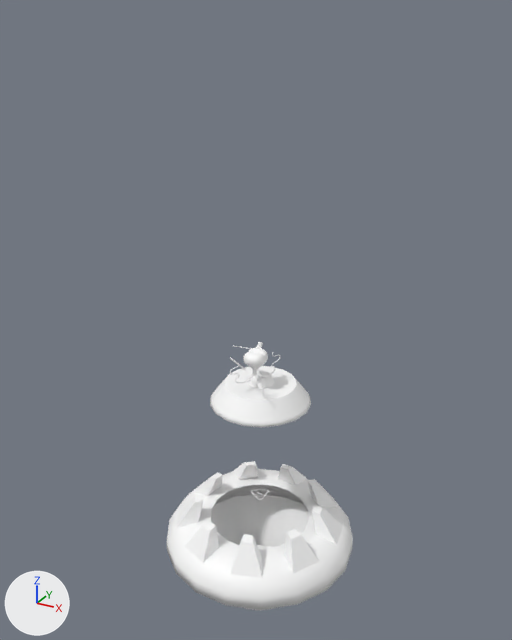
The FBX model Assets/Meshes/Vehicles/Brain vehicle/Idle ship animation.fbx as it was, and as the next commit left it.
Camera for both pictures: a 50 mm lens placed at (48.3, -87.7, 50.5), pointed at (-1.2, 2.4, 5.4). Every picture has the same lights, and +X, +Y and +Z are marked at lower left. Where no turn or scale is listed for an object, it has been applied to the vertices.

In view in the first picture: 'BrainJarMain_low', 'BrainJarMain_low.001', 'BrainJarMain_low.002', 'BrainJarMain_low.003', 'Character001'.
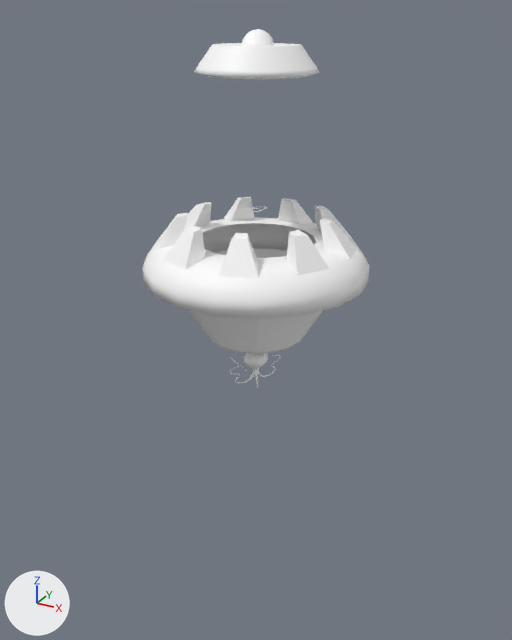
The edits, one by one:
Object 'BrainJarMain_low' (ob_brainjarmain_low) moves from (-0.1, 1.6, -47.0) to (0.2, -0.4, 4.3).
Object 'BrainJarMain_low.003' (ob_brainjarmain_low_003) moves from (0.0, 1.7, -47.0) to (0.3, -0.3, 4.3).
Object 'Character001' (ob_character001) moves from (0.0, 1.6, -27.1) to (0.3, -0.4, 24.2).
Object 'BrainJarMain_low.002' (ob_brainjarmain_low_002) moves from (-0.1, 1.6, -47.3) to (0.2, -0.4, 4.0).
Object 'BrainJarMain_low.001' (ob_brainjarmain_low_001) moves from (-0.1, 1.7, -30.1) to (0.2, -0.3, 21.2).

Location of each change, (x1, y1, x2, y2) in pixels of the pictures (512 x 640 px):
'BrainJarMain_low.002', moved: before (167, 469, 353, 611); after (142, 217, 370, 354)
'BrainJarMain_low.001', moved: before (177, 461, 343, 578); after (155, 197, 357, 278)
'BrainJarMain_low', moved: before (210, 366, 311, 427); after (194, 43, 320, 79)
'BrainJarMain_low.003', moved: before (248, 370, 275, 388); after (241, 29, 274, 45)
'Character001', moved: before (251, 490, 269, 500); after (245, 207, 267, 212)
